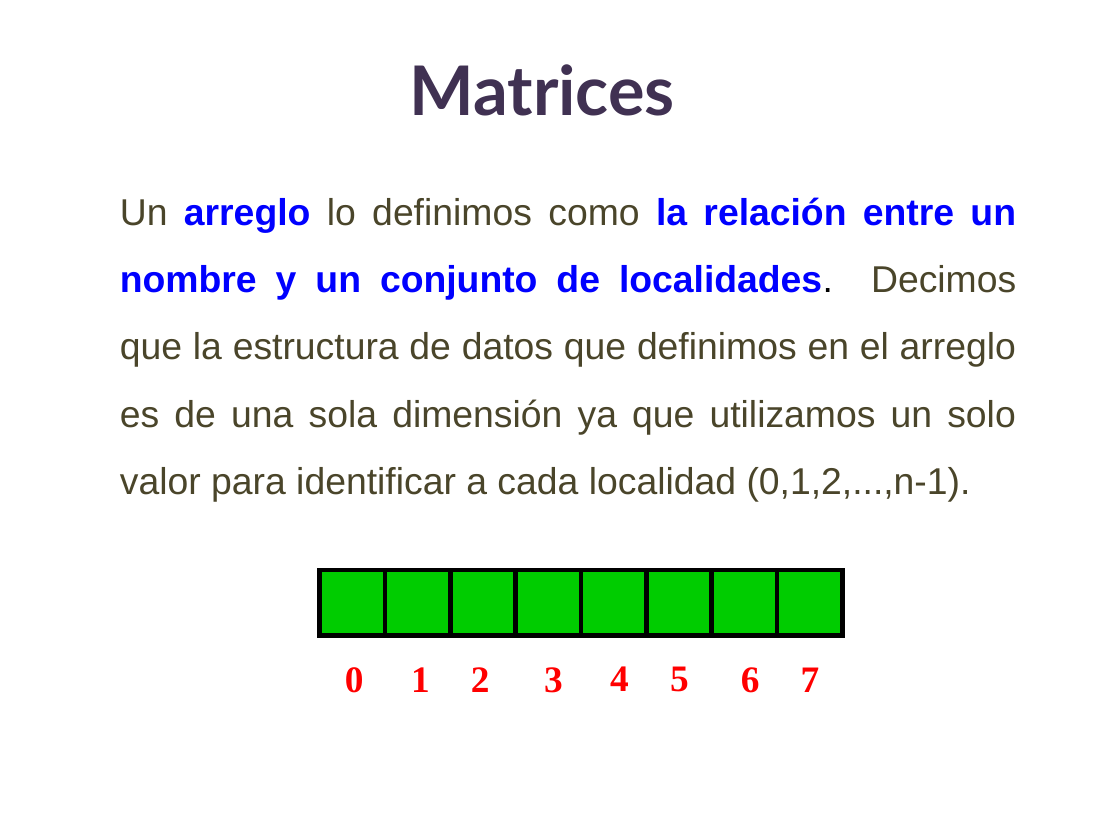
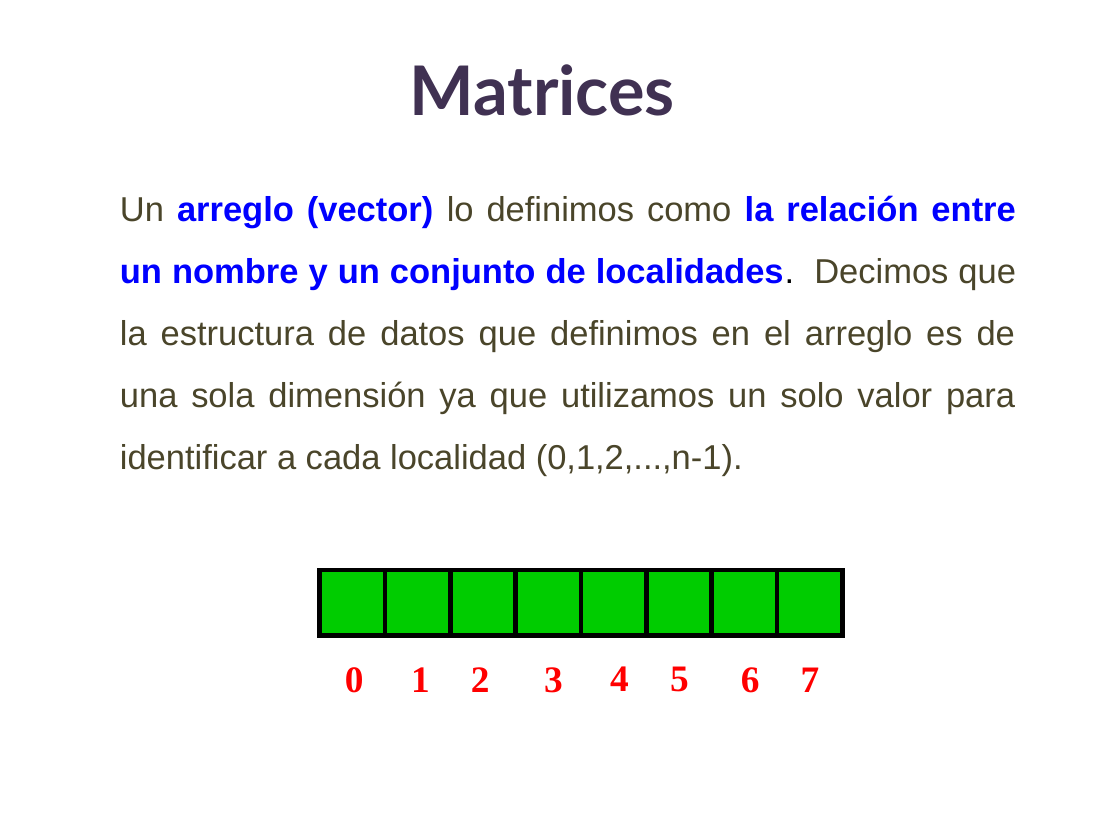
Before and after one commit to lizetheP/PensamientoC, a slide deck: slide 2 of CalendarioAgo2026/presentaciones/10_Matrices.pptx. Drawn at 1120x840 pixels with LibreOffice and Linux fonts; fonts in the diff are those of the drawing. Boxes give left, top, right and bottom in pixels: in the first picture for what was removed or moved away, otherwise in the second. Text is boxed around its words. In the diff, an @@ line names an element or a change of style, - is before the commit and + after.

```diff
--- a/CalendarioAgo2026/presentaciones/10_Matrices.pptx
+++ b/CalendarioAgo2026/presentaciones/10_Matrices.pptx
@@ text at [120, 195, 1016, 476]: text changed; size 24 to 22.2 pt @@
-Un arreglo lo definimos como la relación entre un nombre y un conjunto de localidades. Decimos que la estructura de datos que definimos en el arreglo es de una sola dimensión ya que utilizamos un solo valor para identificar a cada localidad (0,1,2,...,n-1).
+Un arreglo (vector) lo definimos como la relación entre un nombre y un conjunto de localidades. Decimos que la estructura de datos que definimos en el arreglo es de una sola dimensión ya que utilizamos un solo valor para identificar a cada localidad (0,1,2,...,n-1).
```
Also in this commit, not shown: 1 other slide changed, 6 slides removed, 15 other files.
